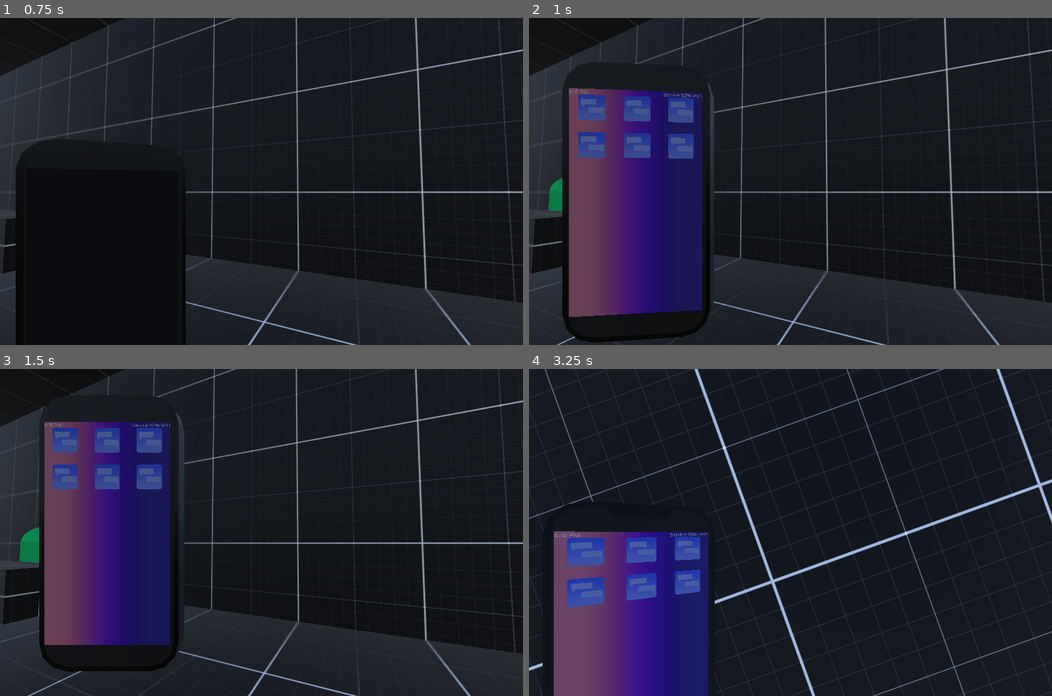
Above: before the commit, frames 1-4 (two rows, left to right).
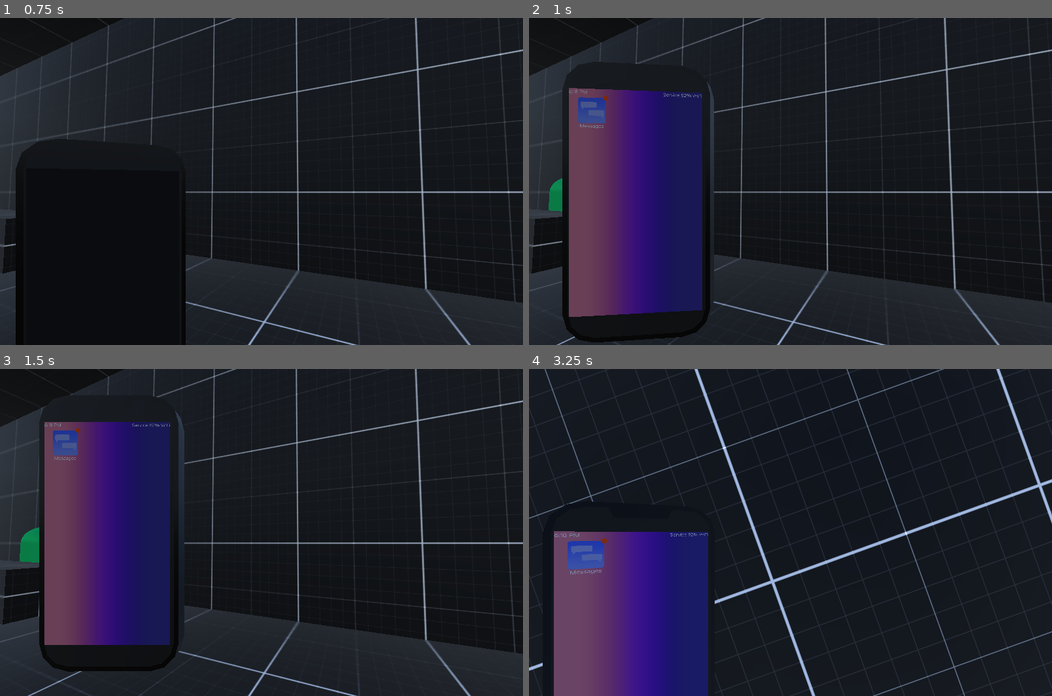
Above: after the commit, the same moments.

Repository: LucasMc17/One-Man-s-Trash
Game: Godot game, scene res://levels/level_01/root.tscn
The game is run twice, just before and just after one commit, with the same random seed, the same clock (stepped at 60 frames per second) and the same inputs. A sky picture missing from this copy of the repository is replaced by a grey-blue gradient.
Inputs (mouse positions are in pixels of both pictures, inside the frame that each line leads up to):
- Up to frame 1 (0.75 s): tap Enter (enter) at 0.5 s; move the mouse to (287, 181) at 0.52 s; hold W (move_forward) from 0.53 s (still down); hold Tab (phone) from 0.53 s (still down); click (287, 181) at 0.67 s
- Up to frame 2 (1 s): keep holding W (move_forward); keep holding Tab (phone)
- Up to frame 3 (1.5 s): release W (move_forward) at 1.25 s; release Tab (phone) at 1.25 s; drag from (156, 548) to (235, 597) at 1.27 s
- Up to frame 4 (3.25 s): move the mouse to (842, 460) at 2.02 s; hold D (move_right) 2.03-2.78 s; hold Tab (phone) 2.03-2.78 s; move the mouse to (785, 539) at 2.77 s; hold W (move_forward) from 2.78 s (still down); tap Space (space) at 2.85 s; click (785, 539) at 2.92 s; tap Tab (phone) at 3.05 s

Frame 1 is identical in both runs. In frame 2, 2.1% of the frame differs, in the area x 9-32%, y 23-43%; in frame 3, 2.0%; in frame 4, 2.4%, in the area x 7-33%, y 51-73%.

Commit message:
more progress on chatting and notifications

Diff:
--- a/scenes/player/phone/phone_states/phone_chat_state.gd
+++ b/scenes/player/phone/phone_states/phone_chat_state.gd
@@ -16,7 +16,7 @@
 		NEW_MESSAGES = ext.new_exchange
 
 func input(event):
-	if NEW_MESSAGES and NEW_MESSAGES.MESSAGES[0] and NEW_MESSAGES.MESSAGES[0] is UserMessage:
+	if NEW_MESSAGES and NEW_MESSAGES.MESSAGES.size() > 0 and NEW_MESSAGES.MESSAGES[0] is UserMessage:
 		if Input.is_action_just_pressed("enter"):
 			if DRAFT == NEW_MESSAGES.MESSAGES[0].MESSAGE:
 				send()
@@ -26,8 +26,6 @@
 			var is_alpha = keycode >= KEY_A && keycode <= KEY_Z
 			if is_alpha:
 				add_character(NEW_MESSAGES.MESSAGES[0].MESSAGE)
-	# if NEW_MESSAGES and NEW_MESSAGES.MESSAGES[0]:
-	# 	Global.log(NEW_MESSAGES.MESSAGES[0].MESSAGE)
 
 func add_character(finished_message : String):
 	DRAFT = finished_message.left(DRAFT.length() + 1)
@@ -45,7 +43,6 @@
 
 func update(delta):
 	if TIMER_ON:
-		Global.log(TIMER)
 		TIMER -= delta
 	if TIMER < 0:
 		TIMER = 0
@@ -55,11 +52,12 @@
 
 func check_next_message():
 	if NEW_MESSAGES.MESSAGES.size() == 0:
-		Global.log('end of convo')
+		end_conversation()
 		return
 	if NEW_MESSAGES.MESSAGES[0] is ContactMessage:
 		start_response(NEW_MESSAGES.MESSAGES[0])
 		return
-	# if NEW_MESSAGES.MESSAGES[0] is UserMessage:
-	# 	start_response(NEW_MESSAGES.MESSAGES[0])
-	# 	return
+
+func end_conversation():
+	Global.PLAYER.STATE_MACHINE.unlock()
+	Global.PLAYER_PHONE.STATE_MACHINE.unlock()
--- /dev/null
+++ b/scenes/player/phone/phone_ui/phone_icon.gd
@@ -0,0 +1,19 @@
+@tool
+extends TextureButton
+
+@export var NOTIFICATION := false:
+	set(val):
+		if NOTIFICATION_CIRCLE:
+			NOTIFICATION_CIRCLE.visible = val
+		NOTIFICATION = val
+@export var APP_NAME := "App Name"
+@export var STATE_NAME := "StateName"
+
+@onready var NOTIFICATION_CIRCLE = %NotificationCircle
+@onready var LABEL = %Label
+
+func _ready():
+	LABEL.text = APP_NAME
+
+func _pressed():
+	Global.PLAYER_PHONE.CURRENT_STATE.transition(STATE_NAME)
--- a/scenes/player/phone/phone_ui/phone_icon.tscn
+++ b/scenes/player/phone/phone_ui/phone_icon.tscn
@@ -1,7 +1,38 @@
-[gd_scene load_steps=2 format=3 uid="uid://cnmyg05m7fvbd"]
+[gd_scene load_steps=4 format=3 uid="uid://cnmyg05m7fvbd"]
 
 [ext_resource type="Texture2D" uid="uid://dqx42sc4nnfr3" path="res://assets/images/messages_app_icon.png" id="1_iieex"]
+[ext_resource type="Script" uid="uid://dye85q4eoo601" path="res://scenes/player/phone/phone_ui/phone_icon.gd" id="2_73wv8"]
+[ext_resource type="Texture2D" uid="uid://c0p6eoqw500a3" path="res://assets/images/notification.png" id="3_bxolf"]
 
 [node name="PhoneIcon" type="TextureButton"]
 size_flags_horizontal = 6
 texture_normal = ExtResource("1_iieex")
+script = ExtResource("2_73wv8")
+
+[node name="NotificationCircle" type="TextureRect" parent="."]
+unique_name_in_owner = true
+visible = false
+layout_mode = 1
+anchors_preset = 1
+anchor_left = 1.0
+anchor_right = 1.0
+offset_left = -20.0
+offset_top = -20.0
+offset_right = 20.0
+offset_bottom = 20.0
+grow_horizontal = 0
+texture = ExtResource("3_bxolf")
+
+[node name="Label" type="Label" parent="."]
+unique_name_in_owner = true
+layout_mode = 1
+anchors_preset = 12
+anchor_top = 1.0
+anchor_right = 1.0
+anchor_bottom = 1.0
+offset_top = 24.0
+offset_bottom = 47.0
+grow_horizontal = 2
+grow_vertical = 0
+text = "App Name"
+horizontal_alignment = 1
--- a/scenes/player/phone/phone_ui/phone_ui.tscn
+++ b/scenes/player/phone/phone_ui/phone_ui.tscn
@@ -83,6 +83,7 @@
 anchors_preset = 0
 anchor_right = 0.0
 offset_right = 1080.0
+offset_bottom = 52.0
 
 [node name="StateMachine" type="Node" parent="." node_paths=PackedStringArray("CURRENT_STATE")]
 unique_name_in_owner = true
--- a/scenes/player/phone/phone_ui/screens/base_screen.tscn
+++ b/scenes/player/phone/phone_ui/screens/base_screen.tscn
@@ -26,4 +26,4 @@
 anchor_bottom = 1.0
 grow_horizontal = 2
 grow_vertical = 2
-theme_override_constants/margin_top = 50
+theme_override_constants/margin_top = 75
--- a/scenes/player/phone/phone_ui/screens/chat_screen/chat_screen.gd
+++ b/scenes/player/phone/phone_ui/screens/chat_screen/chat_screen.gd
@@ -10,7 +10,6 @@
 
 var DRAFT := "":
 	set(val):
-		Global.log(val)
 		DRAFT_TEXT.text = val
 		DRAFT = val
 
@@ -31,6 +30,7 @@
 				var text_scene = USER_MESSAGE.instantiate()
 				text_scene.MESSAGE = message.MESSAGE
 				MESSAGE_HOLDER.add_child(text_scene)
+	await get_tree().process_frame
 	SCROLL_CONTAINER.scroll_vertical = SCROLL_CONTAINER.get_v_scroll_bar().max_value
 
 func send_text(text : UserMessage):
@@ -38,8 +38,12 @@
 	text_scene.MESSAGE = text.MESSAGE
 	MESSAGE_HOLDER.add_child(text_scene)
 	DRAFT = ""
+	await get_tree().process_frame
+	SCROLL_CONTAINER.scroll_vertical = SCROLL_CONTAINER.get_v_scroll_bar().max_value
 
 func receive_text(text : ContactMessage):
 	var text_scene = CHAT_MESSAGE.instantiate()
 	text_scene.MESSAGE = text.MESSAGE
 	MESSAGE_HOLDER.add_child(text_scene)
+	await get_tree().process_frame
+	SCROLL_CONTAINER.scroll_vertical = SCROLL_CONTAINER.get_v_scroll_bar().max_value
--- a/scenes/player/phone/phone_ui/screens/chats_screen/list_chat.gd
+++ b/scenes/player/phone/phone_ui/screens/chats_screen/list_chat.gd
@@ -18,12 +18,6 @@
 	NAME_LABEL.text = CONTACT.CONTACT_NAME
 	MESSAGE_LABEL.text = CONTACT.TEXT_EXCHANGES[-1].MESSAGES[-1].MESSAGE
 
-# func notify():
-# 	var next_message = MESSAGES_TO_COME.MESSAGES.pop_front()
-# 	var new_text_exchange = MessageList.new()
-# 	new_text_exchange.MESSAGES.append(next_message)
-# 	CONTACT.TEXT_EXCHANGES.append(new_text_exchange)
-
 func _on_text_received(contact_name : String, new_exchange : MessageList):
 	if contact_name == CONTACT.CONTACT_NAME:
 		NOTIFICATION = true
--- a/scenes/player/phone/phone_ui/screens/home_screen.gd
+++ b/scenes/player/phone/phone_ui/screens/home_screen.gd
@@ -1,4 +1,14 @@
 extends Control
 
-func _on_phone_icon_pressed():
-	Global.PLAYER_PHONE.CURRENT_STATE.transition('ChatsState')
+@onready var ICON_CONTAINER = %IconContainer
+
+var ICONS := {}
+
+func _ready():
+	for child in ICON_CONTAINER.get_children():
+		ICONS[child.name] = child
+	Events.text_received.connect(_on_text_received)
+
+func _on_text_received(_contact_name : String, _new_exchange : MessageList):
+	if ICONS.has('ChatsIcon'):
+		ICONS.ChatsIcon.NOTIFICATION = true
--- a/scenes/player/phone/phone_ui/screens/home_screen.tscn
+++ b/scenes/player/phone/phone_ui/screens/home_screen.tscn
@@ -9,34 +9,20 @@
 
 [node name="ColorRect" parent="." index="0"]
 visible = false
-color = Color(0.794121, 0.794121, 0.794121, 1)
 
 [node name="ScrollContainer" type="ScrollContainer" parent="MarginContainer" index="0"]
+clip_contents = false
 layout_mode = 2
 
-[node name="GridContainer" type="GridContainer" parent="MarginContainer/ScrollContainer" index="0"]
+[node name="IconContainer" type="GridContainer" parent="MarginContainer/ScrollContainer" index="0"]
+unique_name_in_owner = true
 layout_mode = 2
 size_flags_horizontal = 3
 size_flags_vertical = 3
 theme_override_constants/v_separation = 100
 columns = 3
 
-[node name="PhoneIcon" parent="MarginContainer/ScrollContainer/GridContainer" index="0" instance=ExtResource("2_exoml")]
+[node name="ChatsIcon" parent="MarginContainer/ScrollContainer/IconContainer" index="0" instance=ExtResource("2_exoml")]
 layout_mode = 2
-
-[node name="PhoneIcon2" parent="MarginContainer/ScrollContainer/GridContainer" index="1" instance=ExtResource("2_exoml")]
-layout_mode = 2
-
-[node name="PhoneIcon3" parent="MarginContainer/ScrollContainer/GridContainer" index="2" instance=ExtResource("2_exoml")]
-layout_mode = 2
-
-[node name="PhoneIcon4" parent="MarginContainer/ScrollContainer/GridContainer" index="3" instance=ExtResource("2_exoml")]
-layout_mode = 2
-
-[node name="PhoneIcon5" parent="MarginContainer/ScrollContainer/GridContainer" index="4" instance=ExtResource("2_exoml")]
-layout_mode = 2
-
-[node name="PhoneIcon6" parent="MarginContainer/ScrollContainer/GridContainer" index="5" instance=ExtResource("2_exoml")]
-layout_mode = 2
-
-[connection signal="pressed" from="MarginContainer/ScrollContainer/GridContainer/PhoneIcon" to="." method="_on_phone_icon_pressed"]
+APP_NAME = "Messages"
+STATE_NAME = "ChatsState"
Binary file added: assets/images/notification.png
Not shown, added: assets/images/notification.png.import
Not shown, added: scenes/player/phone/phone_ui/phone_icon.gd.uid
Not shown, added: assets/images/krita/notification.kra
